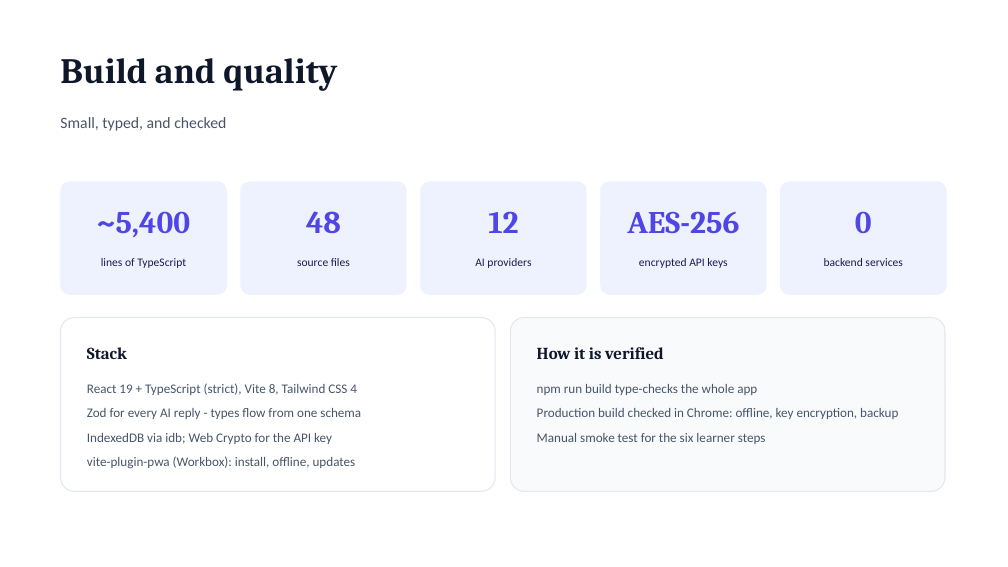
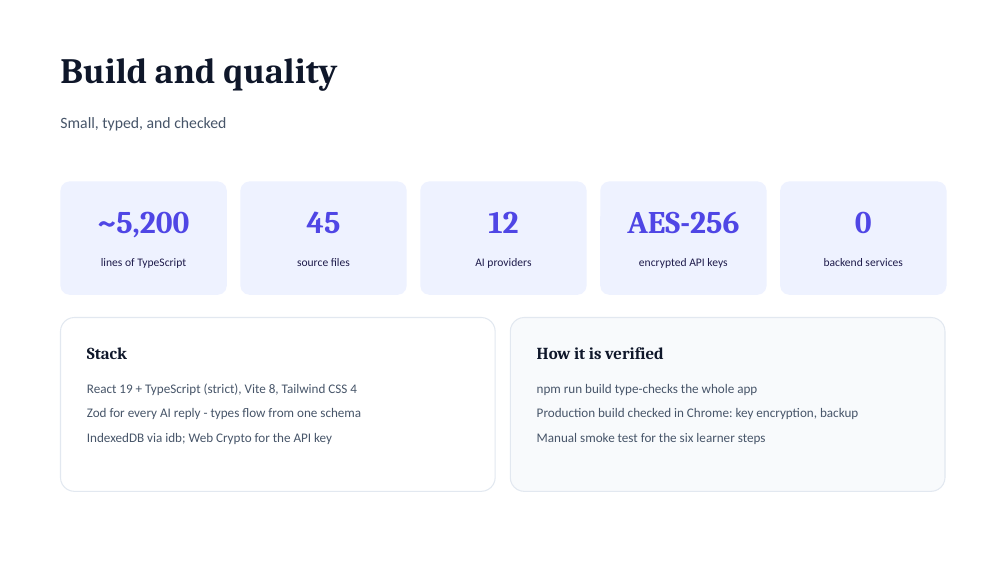
Before and after one commit to sohelPathanHarbinger/skill_path, a slide deck: slide 14 of docs/SkillPath-Presentation.pptx. Drawn at 1008x567 pixels with LibreOffice and Linux fonts; fonts in the diff are those of the drawing. Boxes give left, top, right and bottom in pixels: in the first picture for what was removed or moved away, otherwise in the second. Text is boxed around its words. In the diff, an @@ line names an element or a change of style, - is before the commit and + after.

Commit message:
Refactor user guide and improve app installation instructions; update UI components for better layout and usability; enhance AI integration and data handling; add new features for progress tracking and resource management.

```diff
--- a/docs/SkillPath-Presentation.pptx
+++ b/docs/SkillPath-Presentation.pptx
@@ text at (98,211,190,237): text changed @@
-~5,400
+~5,200
@@ text at (307,211,341,233): text changed @@
-48
+45
@@ text at (537,408,858,419): text changed @@
-Production build checked in Chrome: offline, key encryption, backup
+Production build checked in Chrome: key encryption, backup
@@ text at (87,456,356,468): paragraph removed @@
-vite-plugin-pwa (Workbox): install, offline, updates
```
Also in this commit, not shown: 4 other slides changed, 15 other files.
